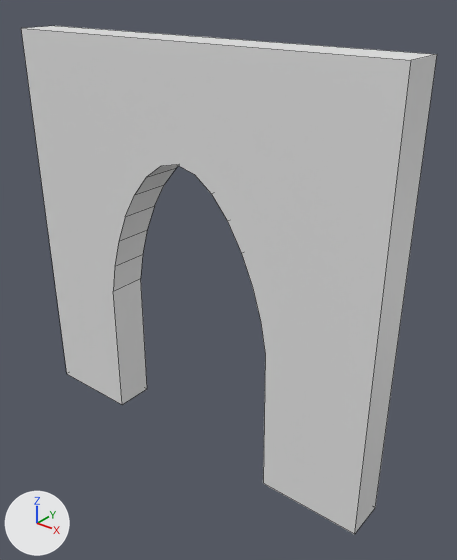
Two versions of the Blender file Church01.blend, one commit apart.
One viewpoint serves both versions: a 50 mm camera at (5.68, -3.89, 4.48) aimed at (2.29, 0.35, 1.86). Every picture has the same lights, and +X, +Y and +Z are marked at lower left. Mesh edges are drawn as thin lines.

Before the edit, the objects in view are built like this:
```python
me_cube_002 = bpy.data.meshes.new('Cube.002')
me_cube_002.from_pydata(...)  # 42 vertices, 23 faces; spans x 0.0..4.0, y 0.0..0.4, z 0.0..4.0
ob_doorway = bpy.data.objects.new('Doorway', me_cube_002)
ob_doorway.location = (0.0, 0.0, 0.0)
```
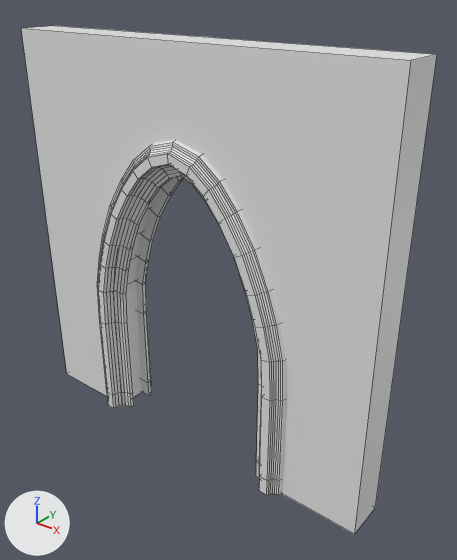
ob_empty is not drawn itself; it is used by a modifier of ob_cube.

Changed parts and their boxes [x1, y1, x2, y2] in the pictures (457 x 560 px):
```json
{"object": "Cube", "change": "added", "after": [97, 140, 286, 496]}
```

The change, as JSON lines over the scene's bpy script:
```json
{"op": "add", "block": "me_cube_004", "code": ["me_cube_004 = bpy.data.meshes.new('Cube.004')", "me_cube_004.from_pydata(...)  # 176 vertices, 162 faces; spans x -1.3..0.88, y 0.66..0.98, z -0.16..5.51"]}
{"op": "add", "block": "ob_empty", "code": ["ob_empty = bpy.data.objects.new('Empty', None)", "ob_empty.parent = ob_doorway", "ob_empty.location = (2.0, 0.2, 0.0)"]}
{"op": "add", "block": "ob_cube", "code": ["ob_cube = bpy.data.objects.new('Cube', me_cube_004)", "ob_cube.location = (1.5, -0.48, 0.09)", "ob_cube.scale = (0.57, 0.57, 0.57)", "_m = ob_cube.modifiers.new('Mirror', 'MIRROR')", "_m.use_axis = (True, True, False)", "_m.use_clip = True", "_m.mirror_object = ob_empty"]}
```
